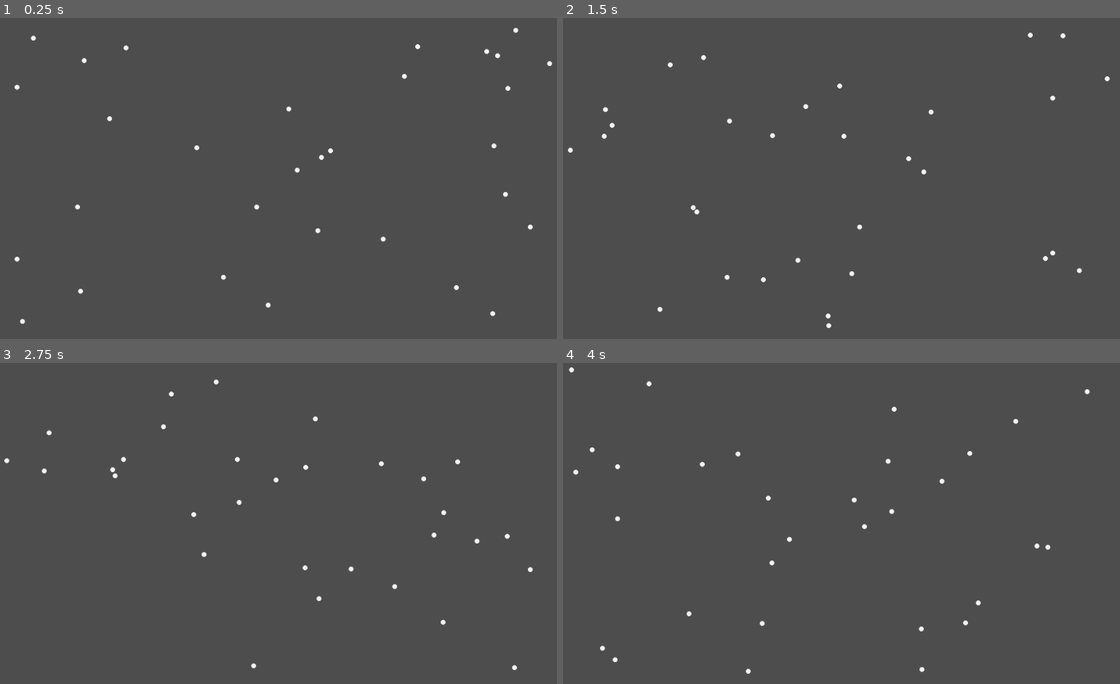
Above: before the commit, frames 1-4 (two rows, left to right).
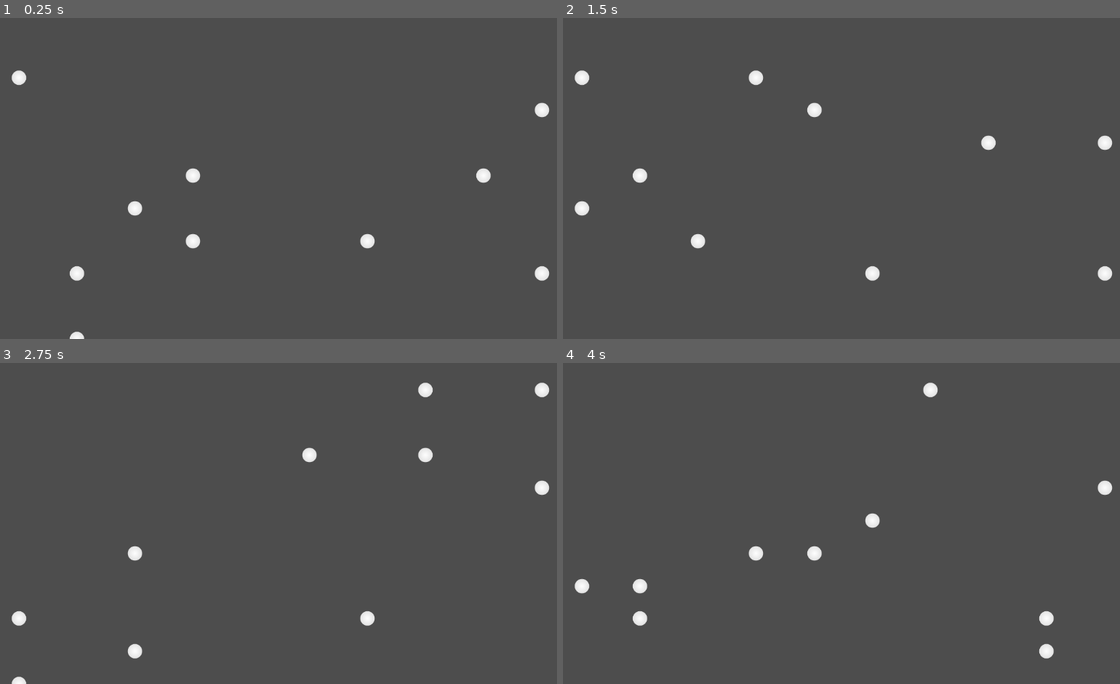
Above: after the commit, the same moments.

Repository: Hitchhiker-Dave/Jaquaysed-Dungen
Game: Godot game, scene res://scenes/MainScreen.tscn
Two runs of this game, one before a commit and one after it. Both use one fixed random seed, a clock stepped at 60 frames per second and the inputs below.
Inputs:
- Up to frame 1 (0.25 s): no input
- Up to frame 2 (1.5 s): tap Enter at 0.5 s; tap Space (new_map) at 1.25 s
- Up to frame 3 (2.75 s): tap Enter at 2 s
- Up to frame 4 (4 s): tap Space (new_map) at 2.75 s; tap Enter at 3.5 s

The runs differ from the first frame. In frame 1, 1.3% of the frame differs, in the area x 2-100%, y 2-100%; in frame 2, 1.4%; in frame 3, 1.3%; in frame 4, 1.4%, in the area x 1-99%, y 1-97%.

Commit message:
node placement update
graph manager now places nodes in a semi deterministic manner w/out overlapping (sudo Binary Search Partion via using math to divide screen into grids)

to do: randomly place node w/in chosen subgrid position, w/out overlapping other nodes

Diff:
--- a/objects/graph_node.tscn
+++ b/objects/graph_node.tscn
@@ -10,8 +10,6 @@
 gradient = SubResource("Gradient_hmnnv")
 fill = 1
 fill_from = Vector2(0.5, 0.5)
-
-[sub_resource type="CircleShape2D" id="CircleShape2D_4dben"]
 
 [node name="GraphNode" type="Control"]
 layout_mode = 3
@@ -25,10 +23,3 @@
 
 [node name="Sprite2D" type="Sprite2D" parent="."]
 texture = SubResource("GradientTexture2D_i7hlm")
-
-[node name="Area2D" type="Area2D" parent="."]
-
-[node name="collider" type="CollisionShape2D" parent="Area2D"]
-shape = SubResource("CircleShape2D_4dben")
-
-[connection signal="area_entered" from="Area2D" to="." method="_on_area_2d_area_entered"]
--- a/project.godot
+++ b/project.godot
@@ -23,11 +23,6 @@
 gdscript/warnings/unsafe_cast=1
 gdscript/warnings/unsafe_call_argument=1
 
-[display]
-
-window/size/viewport_width=960
-window/size/viewport_height=540
-
 [input]
 
 new_map={
--- a/scenes/MainScreen.tscn
+++ b/scenes/MainScreen.tscn
@@ -5,7 +5,6 @@
 
 [node name="MainScreen" type="Node2D"]
 script = ExtResource("1_ton5t")
-roomCount = 31
 
 [node name="GraphHandler" parent="." instance=ExtResource("1_j6ixq")]
 metadata/_edit_use_anchors_ = true
--- a/scripts/graph_handler.gd
+++ b/scripts/graph_handler.gd
@@ -18,22 +18,49 @@
 
 #add new node to random position in scene; look up that Rogue-like Talk about RNG- the one where they
 #talk about splitting the screen into distributed chunks before placing rooms
-func addNode() -> void:
+func addNode(x : float, y : float) -> void:
 	var newNode : MyGraphNode = node_instance.instantiate()
 	add_child(newNode)
 	newNode.setRadius(nodeRadius)
-	newNode.global_position.x = randf_range((newNode.radius * 2),
-		(map_width - (newNode.radius * 2)-  1))
-	newNode.global_position.y = randf_range((newNode.radius * 2),
-		(map_height - (newNode.radius * 2) - 1))
+	newNode.global_position.x = x
+	newNode.global_position.y = y
 	nodes.push_back(newNode)
-	#logic for if a node is too close to another node
 	return
 
-#initialize n nodes in nodeCount
-func generateNodes() -> void:
+##place nodeCount nodes onto screen
+func generateNodes(coords : Array, width : float, height : float) -> void:
+	print("Generating New Nodes")
+	var x : float = 0
+	var y : float = 0
+	var padding : float = nodeRadius * 2
 	for i in nodeCount:
-		addNode()
+		print("Coords[", i, "]: ", coords[i])
+		'''x = randf_range((coords[i][0] * width) + (width/3),
+			(coords[i][0] * width) + (width * (2/3)))
+		y = randf_range((coords[i][1] * height),
+		(coords[i][1] * height) + height)'''
+		x = coords[i][0] * (width) + padding
+		y = coords[i][1] * (height) + padding
+		addNode(x, y)
+	return
+
+#psuedo BSP-> do math to generate a list of n x n coords, then use a rand coord *
+#the sub grid's dimensions (x = padding + screen_x / n, y = padding + screen_y / n) to get a valid
+#range for placing a node. make sure to pop the used coords to prevent potential overlap
+func newMap() -> void:
+	#var declaration
+	var grid_coords : Array = []
+	var grid_width : float = map_width / nodeCount
+	var grid_height : float = map_height / nodeCount
+
+	#initialize valid grid coords
+	for y in range(nodeCount):
+		for x in range(nodeCount):
+			grid_coords.append([x, y])
+
+	grid_coords.shuffle()
+	generateNodes(grid_coords, grid_width, grid_height)
+
 	return
 
 #delete all stored nodes in graph
--- a/scripts/graph_node.gd
+++ b/scripts/graph_node.gd
@@ -4,7 +4,6 @@
 #get children/components
 @onready var sprite_2d: Sprite2D = $Sprite2D
 @onready var label: Label = $Label
-@onready var collider: CollisionShape2D = $Area2D/collider
 
 #var declaration
 @onready var neighbors : Array = []
@@ -13,19 +12,13 @@
 #either list of bools or enums for special rooms
 
 func _ready() -> void:
-	@warning_ignore("unsafe_property_access")
 	sprite_2d.texture.width = radius
-	@warning_ignore("unsafe_property_access")
 	sprite_2d.texture.height = radius
 	value = randi_range(1, 6) #temp values, emulated d6
 
 func setRadius(r : float) -> void:
-	@warning_ignore("unsafe_property_access")
 	sprite_2d.texture.width = r
-	@warning_ignore("unsafe_property_access")
 	sprite_2d.texture.height = r
-	@warning_ignore("unsafe_property_access")
-	collider.shape.radius = r * 2
 	radius = r
 	return
 
@@ -59,17 +52,3 @@
 	return
 
 #functions for getting room types
-
-#TODO: Replace w/ actual algorithm that pushes nodes apart w/out going off screen
-#Prevent overlap by "pushing" nodes away; hacky solution
-func _on_area_2d_area_entered(_area: Area2D) -> void:
-	var diameter : float = radius * 2
-	self.global_position -= (Vector2(randi_range(-1,1), randi_range(-1,1)) * diameter)
-
-	var screenX : float = DisplayServer.window_get_size().x
-	var screenY : float = DisplayServer.window_get_size().y
-	if(self.global_position.x - radius < 0): self.global_position.x = diameter
-	if(self.global_position.y < 0): self.global_position.y = diameter
-	if(self.global_position.x > screenX): self.global_position.x = screenX - diameter
-	if(self.global_position.y > screenY): self.global_position.y = screenY - diameter
-	return
--- a/scripts/main_screen.gd
+++ b/scripts/main_screen.gd
@@ -8,18 +8,18 @@
 
 #var declaration
 @export var roomCount : int = 10 ##number of rooms generated, max 100
-@onready var radius : float = maxf(10.0, minf(map_div_width, map_div_height) * (0.5 / roomCount))
+@onready var radius : float = maxf(4.0, minf(map_div_width, map_div_height) / (roomCount * 2))
 
 func _ready() -> void:
 	graph_handler.nodeCount = mini(roomCount, 100)
 	graph_handler.map_width = map_div_width
 	graph_handler.map_height = map_div_height
 	graph_handler.nodeRadius = radius
-	graph_handler.generateNodes()
+	graph_handler.newMap()
 	return
 
 func _process(_delta: float) -> void:
 	if(Input.is_action_just_pressed("new_map")):
 		graph_handler.deleteNodes()
-		graph_handler.generateNodes()
+		graph_handler.newMap()
 	return
Not shown: 1 places in objects/graph_node.tscn that only renumber resources
